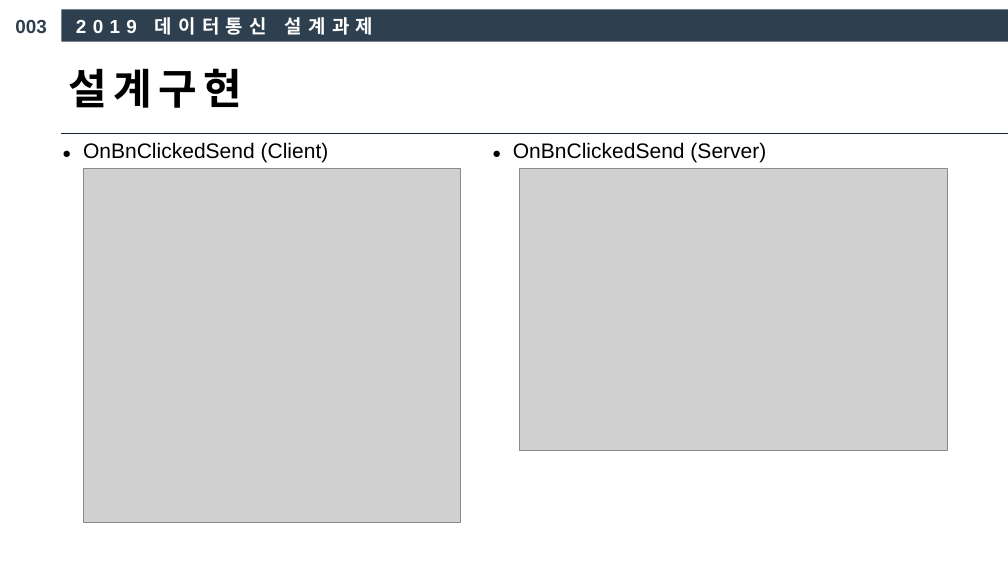
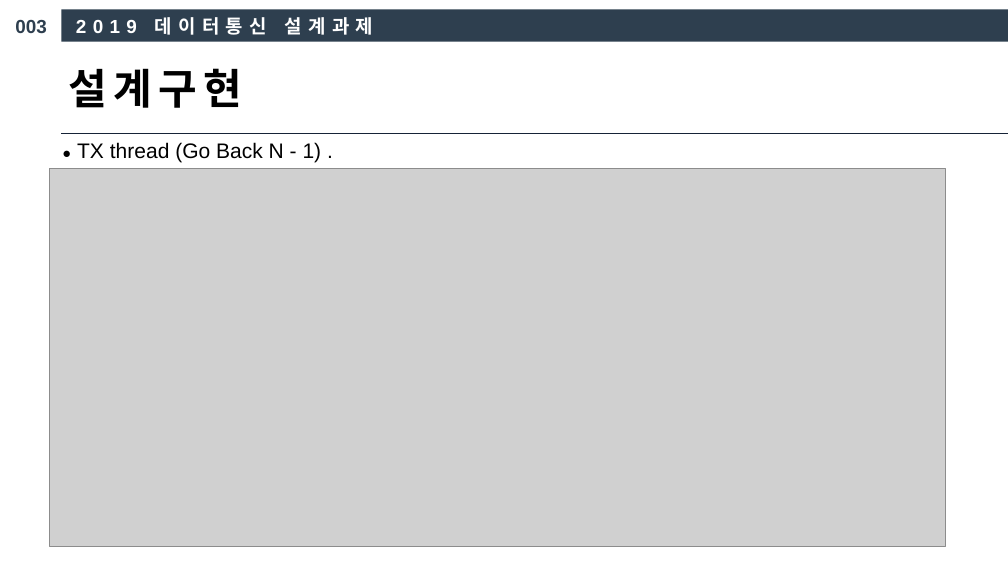
Before and after one commit to chattermproject2019/chatting_TCP, a slide deck: slide 21 of 4조 데이터통신 발표 PPT.pptx (slide 9 before the commit). Drawn at 1008x567 pixels with LibreOffice and Linux fonts; fonts in the diff are those of the drawing; grey boxes stand for pictures. Boxes give left, top, right and bottom in pixels: in the first picture for what was removed or moved away, otherwise in the second. Text is boxed around its words. In the diff, an @@ line names an element or a change of style, - is before the commit and + after.

```diff
--- a/4조 데이터통신 발표 PPT.pptx
+++ b/4조 데이터통신 발표 PPT.pptx
@@ text at (77, 142, 322, 162): text changed @@
-● OnBnClickedSend (Client) ● OnBnClickedSend (Server)
+● TX thread (Go Back N - 1) .
@@ picture added at (50, 169, 946, 546) @@
@@ picture removed at (83, 169, 460, 523) @@
@@ picture removed at (520, 169, 948, 451) @@
```
Also in this commit, not shown: 22 other slides changed, 26 slides added, 1 slide removed.
